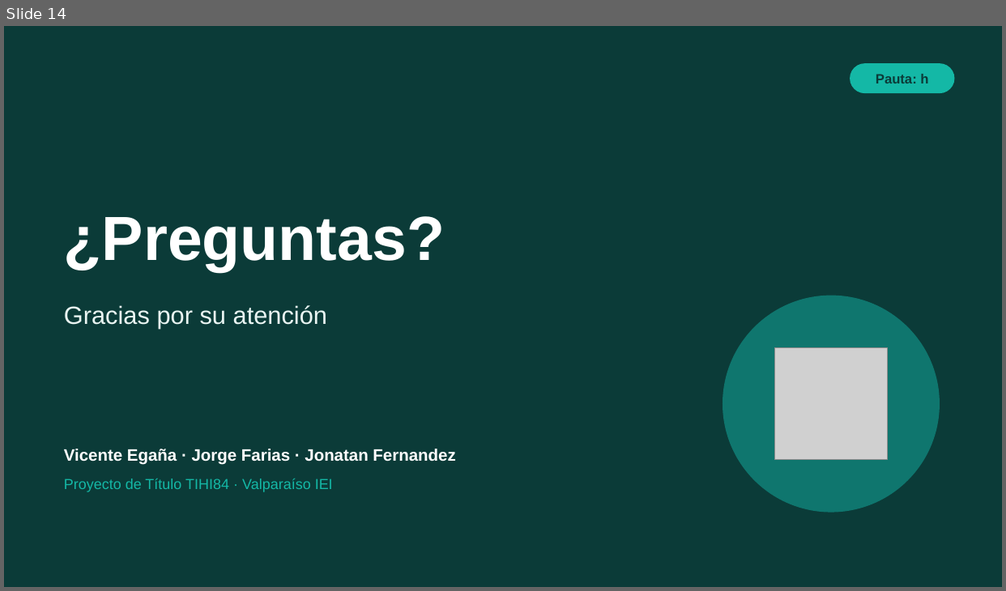
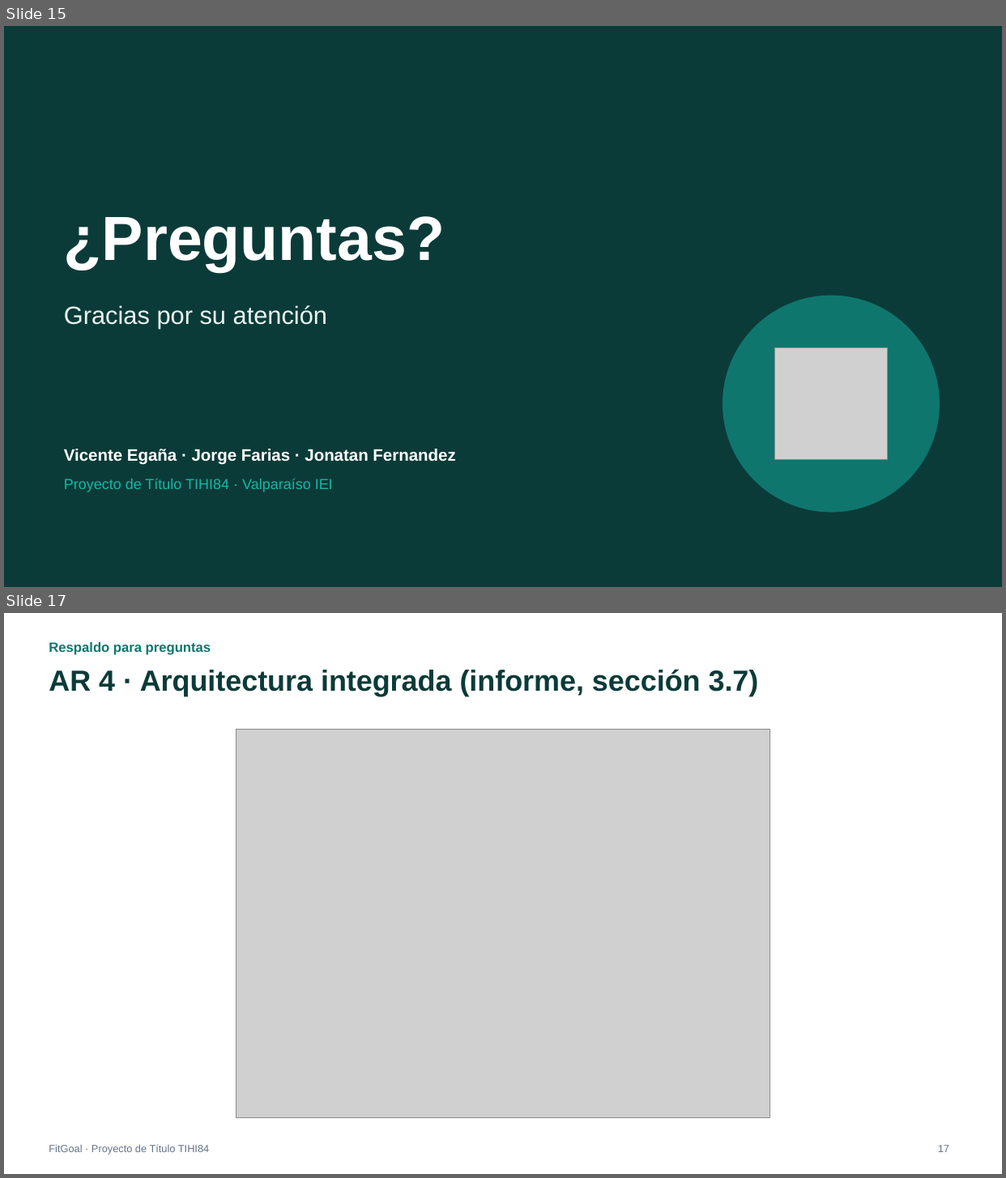
Before and after one commit to VicenteEgana/Fitgoal, a slide deck: docs/TIHI84_U3_Presentacion_FitGoal.pptx. Shown one above the other, each under a label of ours: slide 14 before the commit, slides 15 and 17 after it; the slides between them are not shown. The pictures are 1006x591 and 1006x1178 pixels, drawn with LibreOffice and Linux fonts; fonts in the diff are those of the drawing; grey boxes stand for pictures. Boxes give left, top, right and bottom in pixels: in the first picture for what was removed or moved away, otherwise in the second. Text is boxed around its words. In the diff, an @@ line names an element or a change of style, - is before the commit and + after.

```diff
--- a/docs/TIHI84_U3_Presentacion_FitGoal.pptx
+++ b/docs/TIHI84_U3_Presentacion_FitGoal.pptx
@@ slide 17 added at [4, 613, 1002, 1174], background #FFFFFF @@
@@ text added at [49, 642, 211, 655], 13 pt, text #0F766E, bold @@
+Respaldo para preguntas
@@ title added at [49, 669, 759, 696], 28 pt, text #0B3B38, bold @@
+AR 4 · Arquitectura integrada (informe, sección 3.7)
@@ picture added at [236, 729, 769, 1118] @@
@@ text added at [49, 1144, 209, 1155], 10 pt, text #64748B @@
+FitGoal · Proyecto de Título TIHI84
@@ page number added at [938, 1145, 949, 1152], 10 pt, text #64748B @@
+17
@@ what was slide 14 is now slide 15 @@
@@ slide 15 changed as well @@
@@ rounded rectangle removed at [850, 63, 955, 93] @@
-Pauta: h
```
Also in this commit, not shown: 12 other slides changed, 4 other slides added.
